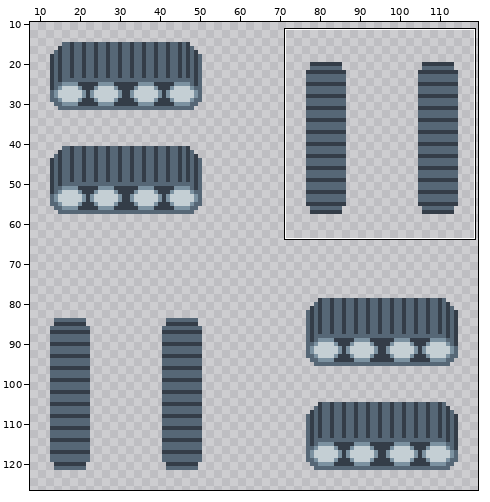
Edited in one commit: sprite sheet (AstroMiner/Content/img/tracks-2.png). Above, an overview of the earlier version with the close-up marked.
Close-up. Before the commit:
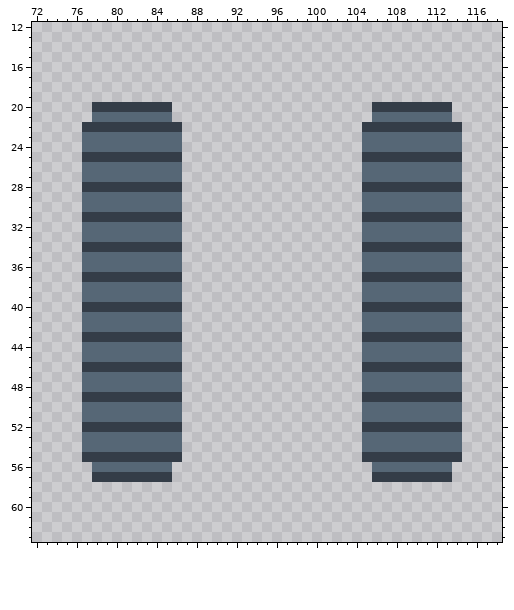
The file is 128x128 pixels. Shown: x 72..118, y 12..63. The wide view leaves out empty margins. The commit also changed other parts of the picture, which this record leaves out.
New version:
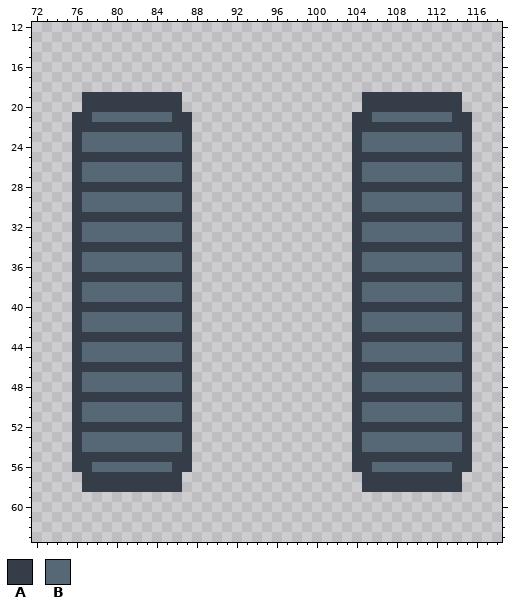
Palette (. is transparent): A #343d48  B #566776
From old to new:
Colour A now appears in row 19 at x 77 to 86 and 105 to 114; in row 20 at x 77, 86, 105 and 114; in row 21 at x 76 to 77, 86 to 87, 104 to 105 and 114 to 115; in rows 22 to 55 at x 76, 87, 104 and 115; in row 56 at x 76 to 77, 86 to 87, 104 to 105 and 114 to 115; in row 57 at x 77, 86, 105 and 114.
Colour A now appears in row 58 at x 77 to 86 and 105 to 114.
